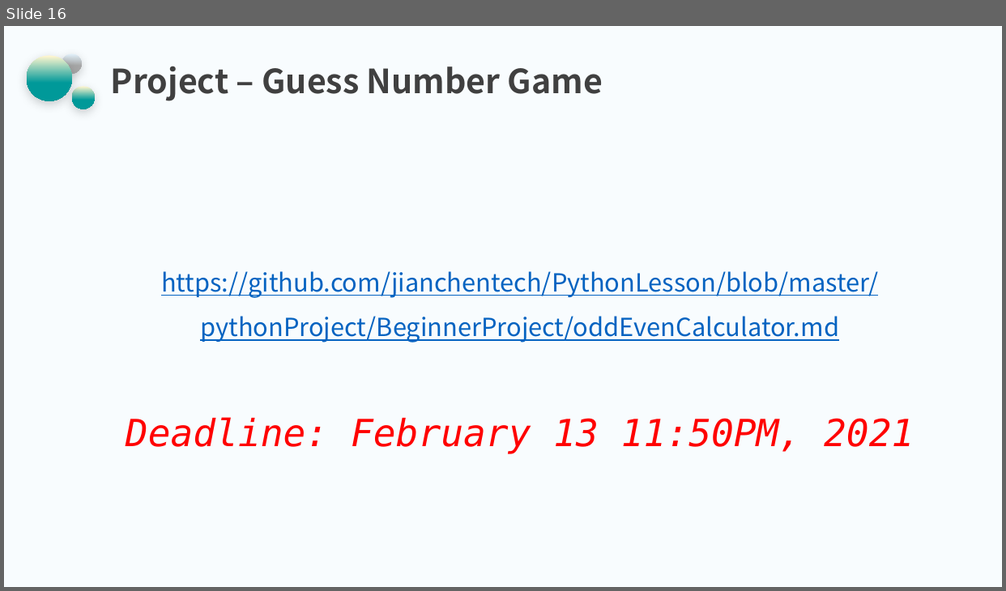
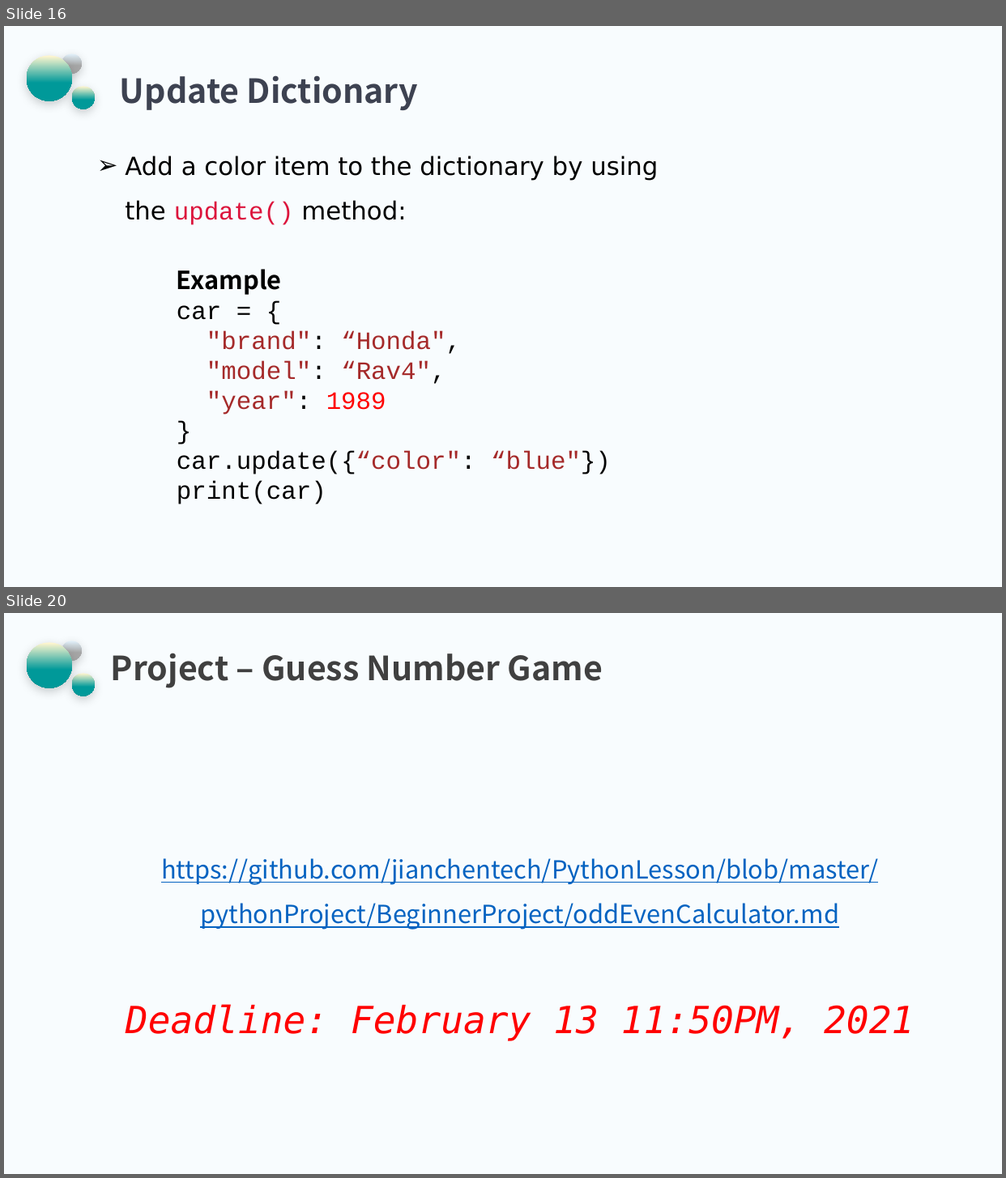
Before and after one commit to jianchentech/PythonLesson, a slide deck: pythonBeginnerLecture/PythonPart10.pptx. Shown one above the other, each under a label of ours: slide 16 before the commit, slides 16 and 20 after it; the slides between them are not shown. The pictures are 1006x591 and 1006x1178 pixels, drawn with LibreOffice and Linux fonts; fonts in the diff are those of the drawing; background and template pictures are left out. Boxes give left, top, right and bottom in pixels: in the first picture for what was removed or moved away, otherwise in the second. Text is boxed around its words. In the diff, an @@ line names an element or a change of style, - is before the commit and + after.

```diff
--- a/pythonBeginnerLecture/PythonPart10.pptx
+++ b/pythonBeginnerLecture/PythonPart10.pptx
@@ slide 16 added at box(4, 26, 1002, 587), background picture (left out); not listed: 3 template elements that a slide beside it also shows @@
@@ text added at box(120, 75, 418, 110), 32 pt, text #3D4251, bold @@
+Update Dictionary
@@ text added at box(125, 156, 658, 225), 24 pt, text #000000 @@
+➢ Add a color item to the dictionary by using the update() method:
@@ text added at box(177, 269, 611, 505), 24 pt, text #A52A2A @@
+Example
+car = {
+"brand": “Honda",
+"model": “Rav4",
+"year": 1989
+}
+car.update({“color": “blue"})
+print(car)
@@ what was slide 16 is now slide 20 @@
```
Also in this commit, not shown: 3 slides changed, 14 other slides added, 11 slides removed.
